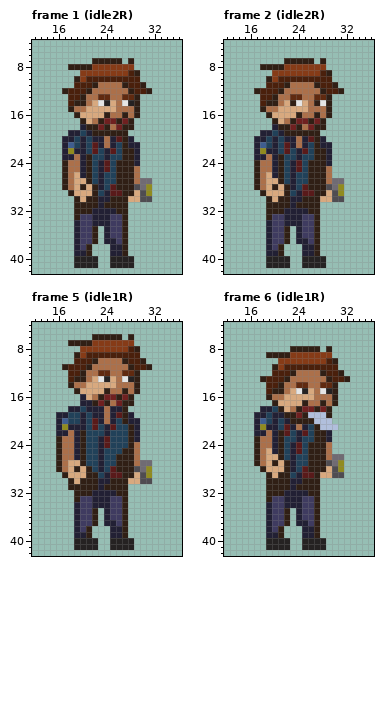
One commit to this pixel-art file: toxic-terror-gamejam/Assets/Player/Player.aseprite. The first picture shows the starting point.
48x48 pixels, 28 frames. Shown: frame 1 (idle2R): x 12..36, y 4..42; frame 2 (idle2R): x 12..36, y 4..42; frame 5 (idle1R): x 12..36, y 4..42; frame 6 (idle1R): x 12..36, y 4..42. The commit also changed other frames, which this record leaves out.
The same view after the edit:
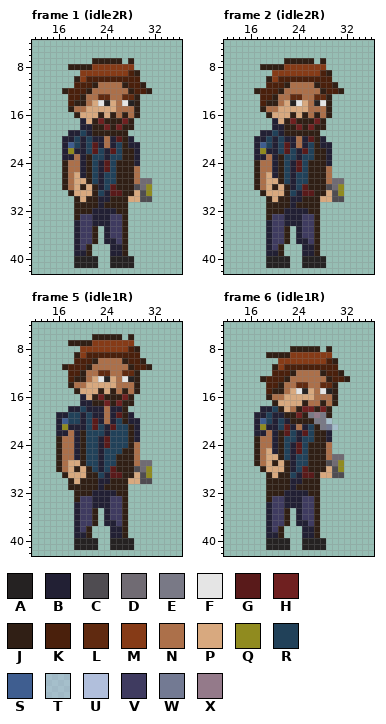
Palette (. is transparent): A #252222  B #222034  C #4f4c51  D #706b73  E #797986  F #e5e5e5  G #591a1a  H #6f2020  J #301f15  K #4a200c  L #602a10  M #863b17  N #ac704a  P #d8a97f  Q #908b1f  R #214159  S #3f5e90  T #b1bfdc91  U #b1bfdc  V #3f3b60  W #737a93  X #947a8a
The author wrote: model player izmenjen i mapa dodata
Diff:
--- frame 1 (idle2R)
@@ x 18..27 @@
 15 JNNPPPPPNN
-16 .JPPPPJNNJ
-17 ..JPNJHHJH
-18 ..BJJHJNHJ
+16 .JPPPJPJNJ
+17 ..BPJHJJJH
+18 ..BBJJHJHJ
 19 BBRBJJJJJJ
--- frame 2 (idle2R)
@@ x 18..29 @@
 13 KKJNNLLNNLLJ
-14 KJJNPJFPNJFJ
+14 KJJNPAFPNAFJ
 15 JNNPPPPPNNNJ
-16 .JPPPPJNNJNJ
-17 ..JPNJHHJHJ.
-18 ..BJJHJNHJJ.
+16 .JPPPJPJNJNJ
+17 ..BPJHJJJHJ.
+18 ..BBJJHJHJJ.
 19 BBRBJJJJJJ..
--- frame 5 (idle1R)
@@ x 20..27 @@
 14 NPPPPPNN
-15 PPPPJNNJ
-16 BPNJHHJH
-17 BBJHJNHJ
+15 PPPJPJNJ
+16 BPJHJJJH
+17 BBJJHJHJ
 18 RBBBNBBJ
--- frame 6 (idle1R)
@@ x 24..32 @@
 18 JHHJHJ...
-19 HJUUUJ...
-20 JJJUUU...
-21 NBRJUUU..
+19 HJEXEJ...
+20 JJJEET...
+21 NBRJEWT..
 22 BGRJJB...
